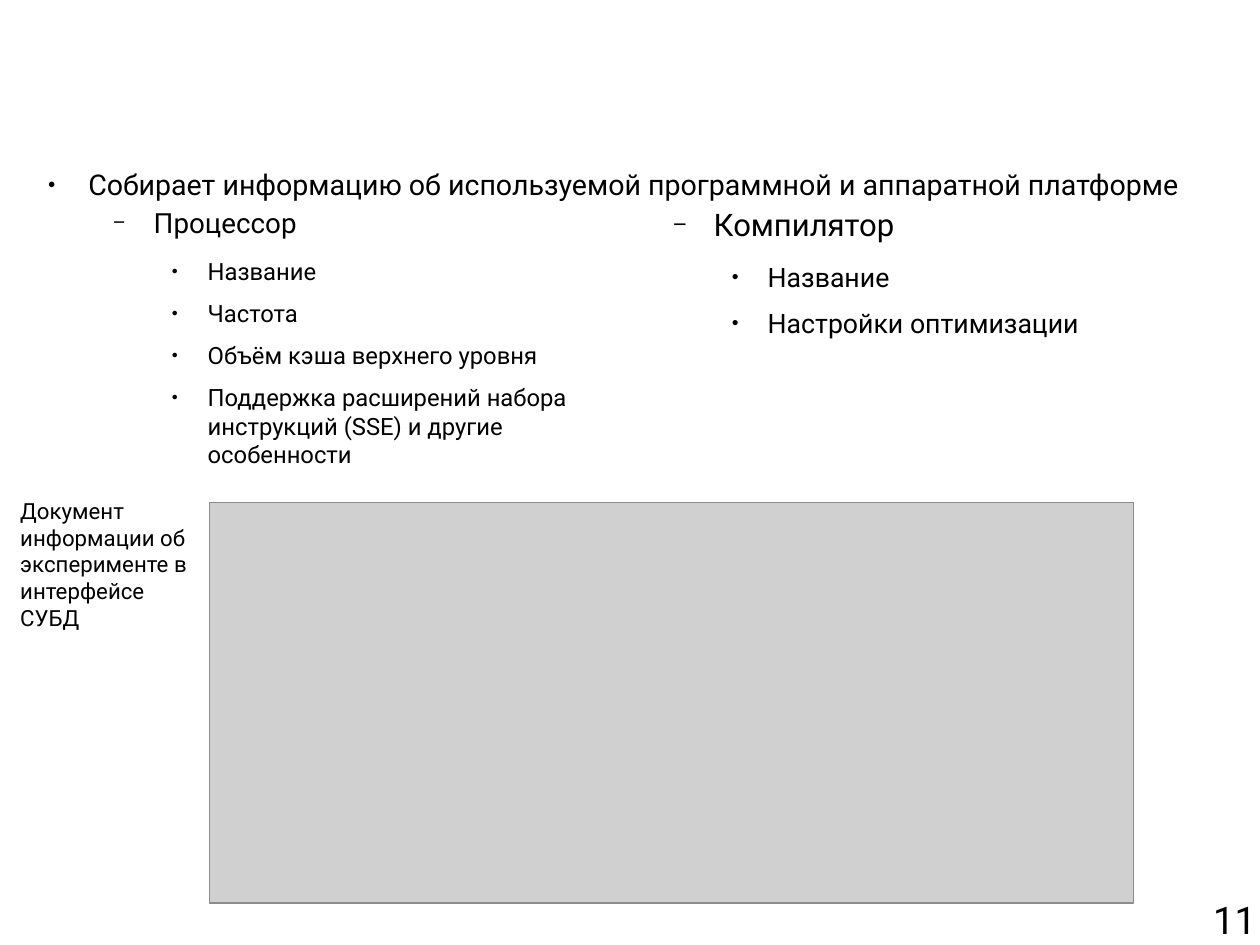
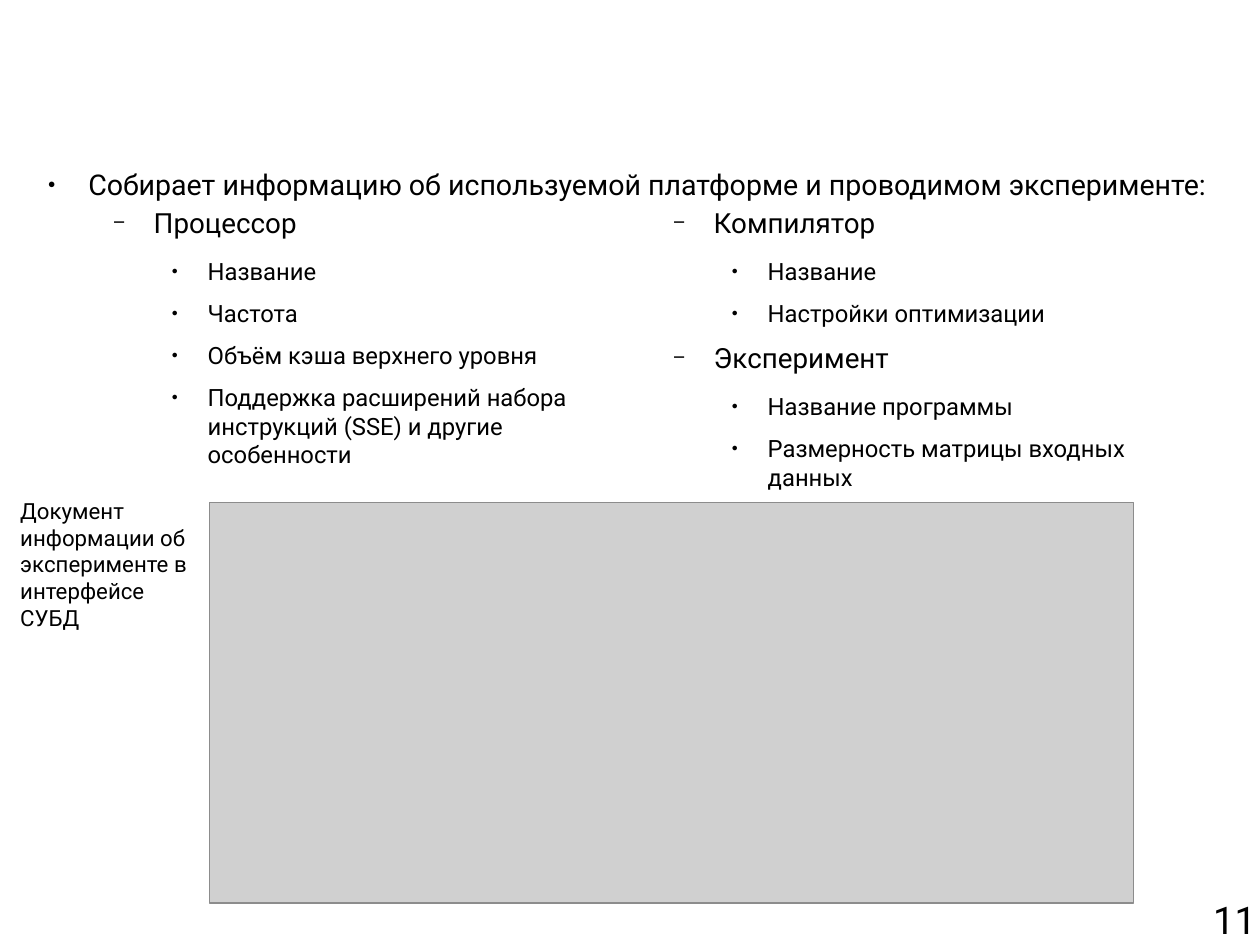
Before and after one commit to mkpankov/adaptor, a slide deck: slide 11 of diploma/defense/brochure.odp. Drawn at 1260x945 pixels with LibreOffice and Linux fonts; fonts in the diff are those of the drawing; grey boxes stand for pictures; background and template pictures are left out. Boxes give left, top, right and bottom in pixels: in the first picture for what was removed or moved away, otherwise in the second. Text is boxed around its words. In the diff, an @@ line names an element or a change of style, - is before the commit and + after.

```diff
--- a/diploma/defense/brochure.odp
+++ b/diploma/defense/brochure.odp
@@ text at [88,173,1206,201]: text changed @@
-● Собирает информацию об используемой программной и аппаратной платформе
+● Собирает информацию об используемой платформе и проводимом эксперименте:
@@ text at [714,213,1045,327]: size 19.5 to 17.4 pt in "Компилятор"; size 16.8 to 15 pt in "Название", "Настройки оптимизации" @@
@@ text at [714,348,1125,490]: paragraphs added @@
+  − Эксперимент
+    ● Название программы
+    ● Размерность матрицы входных данных
```
Also in this commit, not shown: 1 other slide changed.
